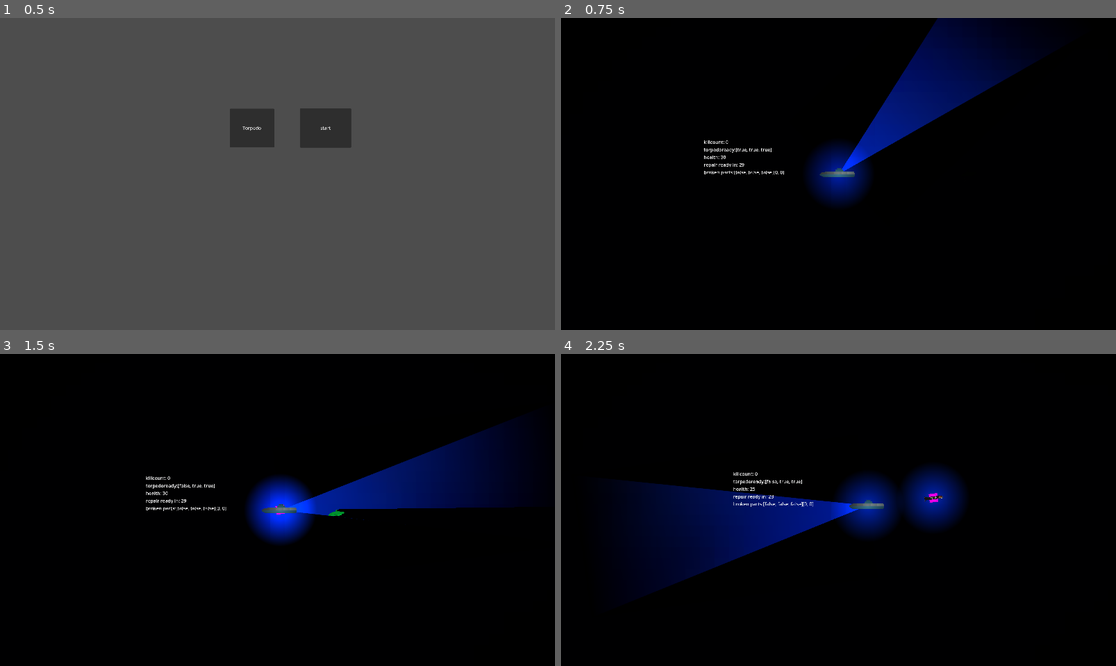
Above: before the commit, frames 1-4 (two rows, left to right).
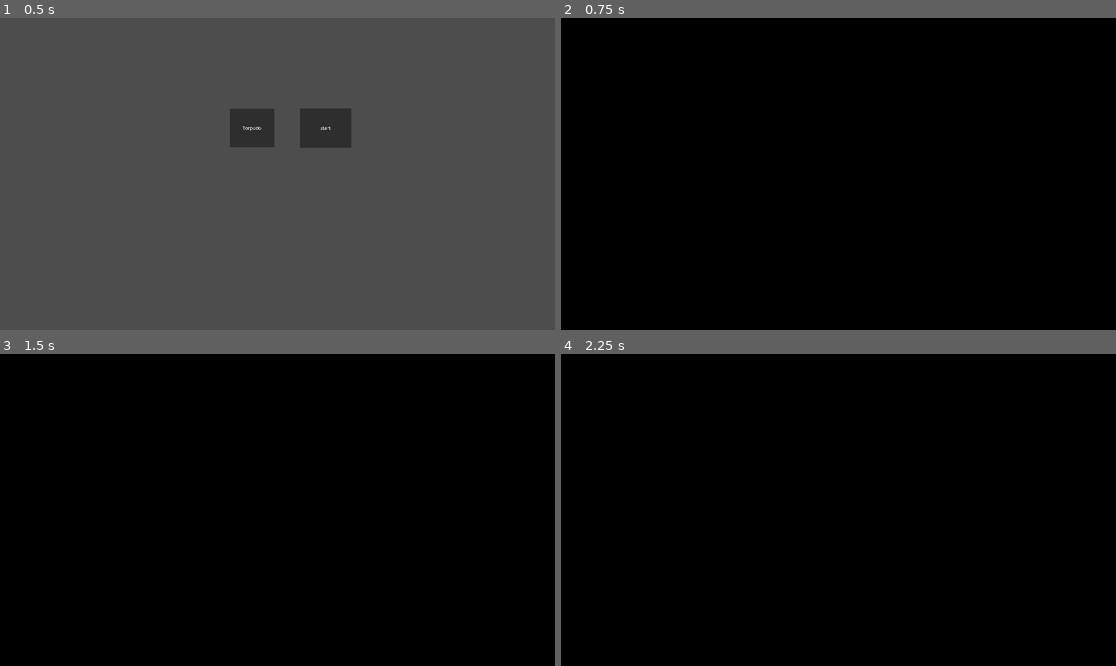
Above: after the commit, the same moments.

Repository: Sub-game-team/Subgame
Game: Godot game, scene res://main_menu.tscn
Two runs of this game, one before a commit and one after it. Both use one fixed random seed, a clock stepped at 60 frames per second and the inputs below. Sound files missing from this copy of the repository are replaced by a short silence.
Inputs (mouse positions are in pixels of both pictures, inside the frame that each line leads up to):
- Up to frame 1 (0.5 s): no input
- Up to frame 2 (0.75 s): click "start" at 0.5 s
- Up to frame 3 (1.5 s): tap Enter at 1.25 s; move the mouse to (399, 494) at 1.27 s; hold Right (right) from 1.28 s (still down); tap R (repair) at 1.35 s; click (399, 494) at 1.42 s
- Up to frame 4 (2.25 s): keep holding Right (right); tap Up (up) at 1.52 s; move the mouse to (727, 525) at 2.02 s; click (727, 525) at 2.1 s

Frame 1 is identical in both runs. In frame 2, 8.4% of the frame differs, in the area x 25-87%, y 0-61%; in frame 3, 8.5%; in frame 4, 12%, in the area x 11-73%, y 36-78%.
Error before the commit: Attempt to call function 'store_line' in base 'null instance' on a null instance. (res://main.gd:75)
Error after the commit: Attempt to call function 'start_sub' in base 'null instance' on a null instance. (res://main.gd:39)

Commit message:
5

Diff:
--- a/main.tscn
+++ b/main.tscn
@@ -19,7 +19,6 @@
 tileset = ExtResource("4_njx7p")
 crosshair_scene = ExtResource("5_3e7h7")
 vulkanschnecken_scene = ExtResource("6_ad2yy")
-reset_progress = true
 
 [node name="TileMap" parent="." instance=ExtResource("4_njx7p")]
 
Not shown, added: Art/schnegge.png.import
Not shown, added: Art/torpedo_0.1.png.import
Not shown, added: Art/torpedo_1.1.png.import
Not shown, added: Art/torpedo_2.1.png.import
Not shown, added: Art/torpedo_3.1.png.import
Not shown, added: Art/torpedo_upgrade_l.png.import
Not shown, added: Art/torpedo_upgrade_m.png.import
Not shown, added: Art/torpedo_upgrade_r.png.import
Not shown, added: Art/torpedo_upgradee_example.png.import
